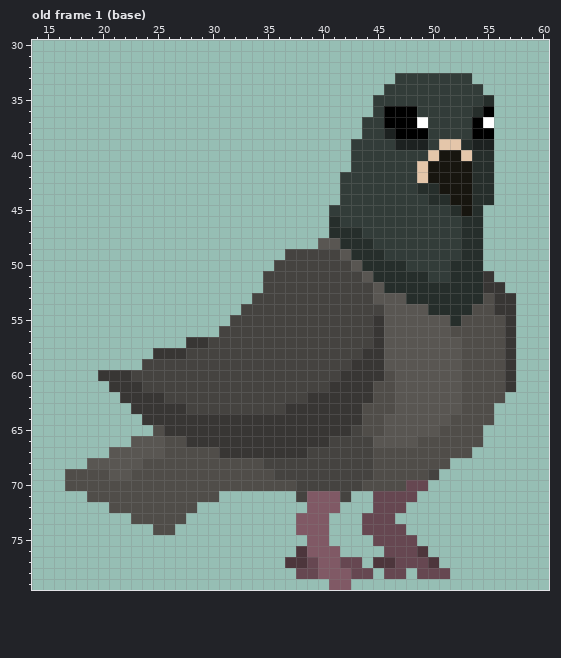
One commit to this pixel-art file: Assets/Sprites/Characters/Enemies/Pigeons/Standard/Pigeon.aseprite. Above, as it was before the edit.
80x80 pixels, 14 frames. Shown: old frame 1 (base): x 14..60, y 30..79. The commit also changed other frames, which this record leaves out.
The result:
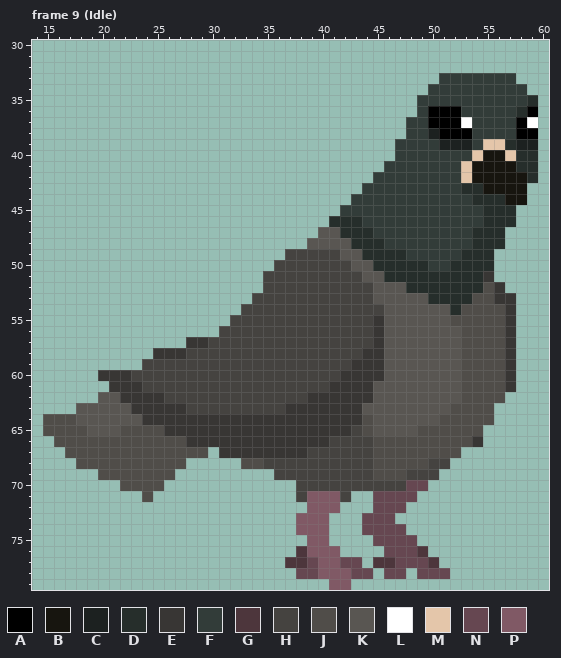
Palette (. is transparent): A #000000  B #17150f  C #1c2120  D #262e2b  E #383634  F #323c39  G #4d363c  H #454340  J #504d49  K #595652  L #ffffff  M #e4c6aa  N #664751  P #805965
A new or re-ordered frame is compared with the old frame closest to it.
Difference:
frames re-ordered
Changed rows in their new state; - is an unchanged pixel.
Frame 9 (Idle) against old frame 1 (base), layer "corpo":
first column x 39:
33 --------....---FFFF--
34 -------....-----FFFF-
35 ------....------FFFFD
36 ------....-AAA-FFFFDA
37 -----....FFAAALFFFFAL
38 -----....FFCAAAFFFFAA
39 ----....FFF-CCCFMMDCC
40 ----....---FFFFMBBMDD
41 ----...---FFFFMBBBBDD
42 ---...----FFFFMBBBBBD
43 ---..-----FFFFD-BBBB-
44 ---.-------FFFF--DBB-
45 --.----------FFFDDD--
46 ---DD---------FFDDD--
47 -KK--D--------F-DD---
48 K--K--D-------F-DD---
49 ----K--DD-------D----
50 -----K---DD-----D----
51 ------K----DD--------
52 -------KK-------J----
53 ---------KK----J-----
54 -----------KK-J--J---
55 -------------J-------
56 -------------K-------
first column x 15:
60 -------------------------------K--------
61 ------------------------------KK--------
62 -----KK-----------------------KK--------
63 ---KKKKK---------------------KKK-----J--
64 JJJKKKKKK---------------------K-----J---
65 JJJJKKKJJJ--------------------K---JJ----
66 -JJJJJJJJJJ-------------------JJJJ-----E
67 --JJJJJJJJJ----.----------------------.-
68 ---JJJJJJ----.....-----------------HH---
69 --...-JJ----.........------------HH-----
70 --.....----............------HHHH-------
71 ----.....-......------------------------
72 ------........--------------------------
73 --------.....---------------------------
74 ----------..----------------------------
Boxes around the changes in both pictures, in picture pixels (x1, y1, x2, y2):
changed: (307, 73, 538, 337)
changed: (362, 370, 483, 491)
changed: (43, 392, 296, 535)
